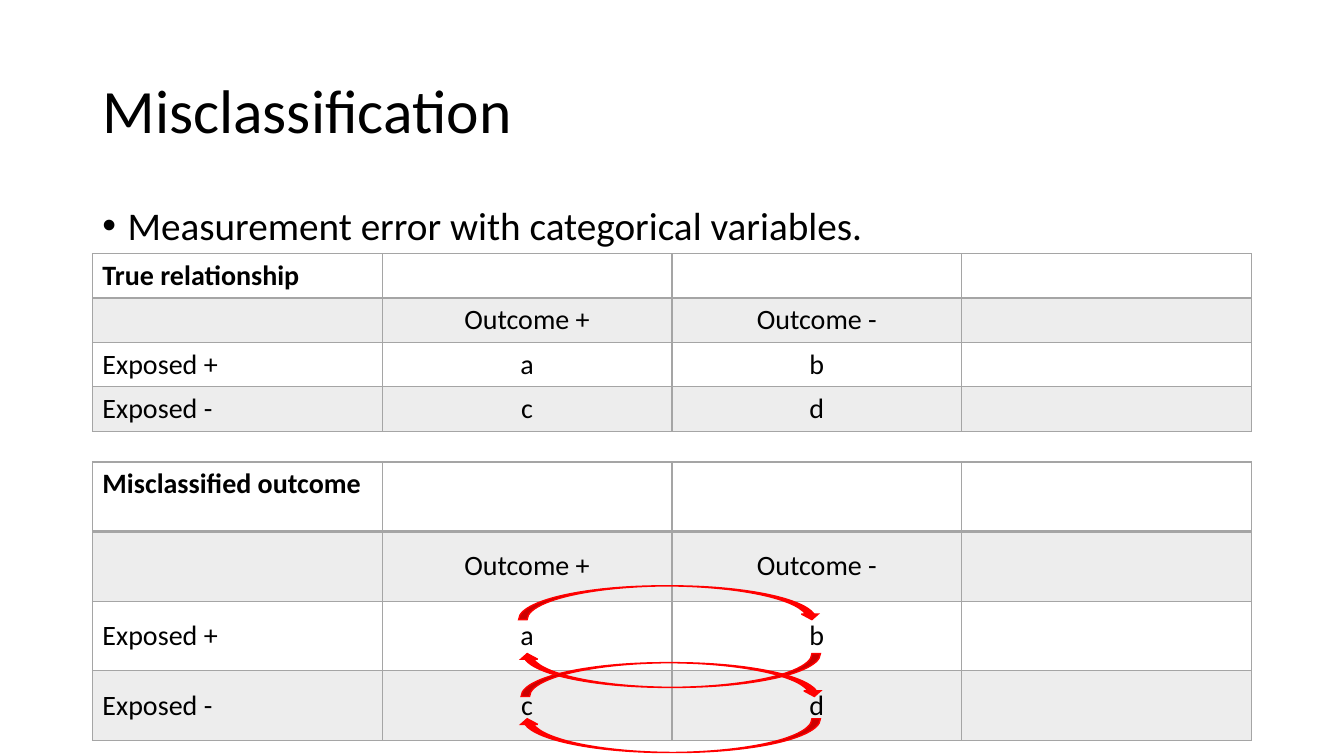
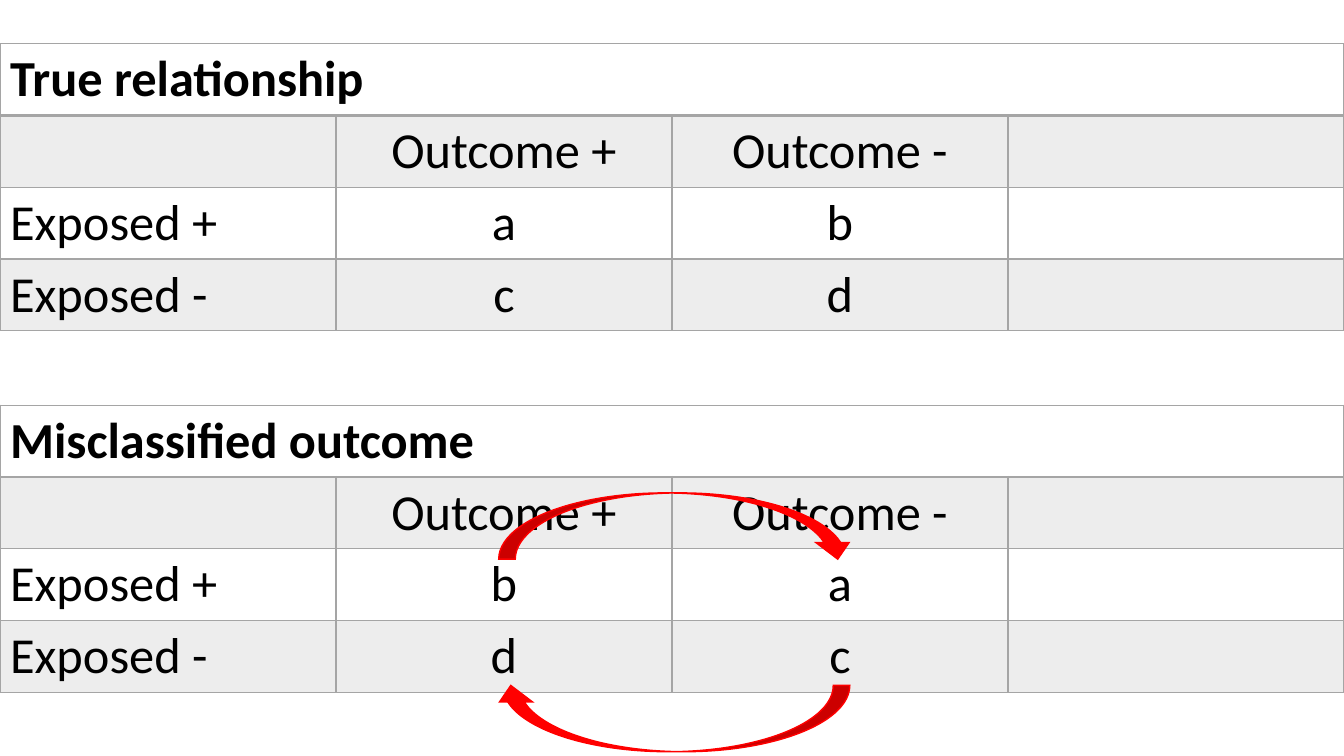
Before and after one commit to brad-cannell/r4epi, a slide deck: slide 9 of img/10_part_epi_foundations/11_systematic_error/Systematic Error.pptx (slide 11 before the commit). Drawn at 1344x756 pixels with LibreOffice and Linux fonts; fonts in the diff are those of the drawing. Boxes give left, top, right and bottom in pixels: in the first picture for what was removed or moved away, otherwise in the second. Text is boxed around its words. In the diff, an @@ line names an element or a change of style, - is before the commit and + after.

Commit message:
Move systematic error PP slides to R4Epi

```diff
--- a/img/10_part_epi_foundations/11_systematic_error/Systematic Error.pptx
+++ b/img/10_part_epi_foundations/11_systematic_error/Systematic Error.pptx
@@ table at [0, 43, 1343, 685] @@
@@ size 20 to 36 pt @@
@@ table: place and size @@
-table at [93, 254, 1254, 429]
+table at [0, 43, 1343, 685]
@@ title removed at [102, 90, 511, 134] @@
-Misclassification
@@ text removed at [128, 212, 862, 247] @@
-• Measurement error with categorical variables.
@@ table at [0, 405, 1343, 689] @@
-row 3, column 2: a
+row 3, column 2: b
-row 3, column 3: b
+row 3, column 3: a
-row 4, column 2: c
+row 4, column 2: d
-row 4, column 3: d
+row 4, column 3: c
@@ size 20 to 36 pt @@
@@ table: place and size @@
-table at [93, 462, 1254, 748]
+table at [0, 405, 1343, 689]
@@ curved left arrow at [499, 493, 854, 559]: proportions changed @@
@@ curved left arrow: place and size @@
-curved left arrow at [519, 585, 820, 620]
+curved left arrow at [499, 493, 854, 559]
@@ curved left arrow removed at [519, 654, 820, 688] @@
@@ curved left arrow: place and size @@
-curved left arrow at [519, 718, 820, 753]
+curved left arrow at [495, 686, 850, 753]
@@ curved left arrow at [495, 686, 850, 753]: proportions changed @@
@@ curved left arrow removed at [522, 663, 823, 697] @@
```
Also in this commit, not shown: 1 other slide changed, 14 slides removed, 39 other files.
